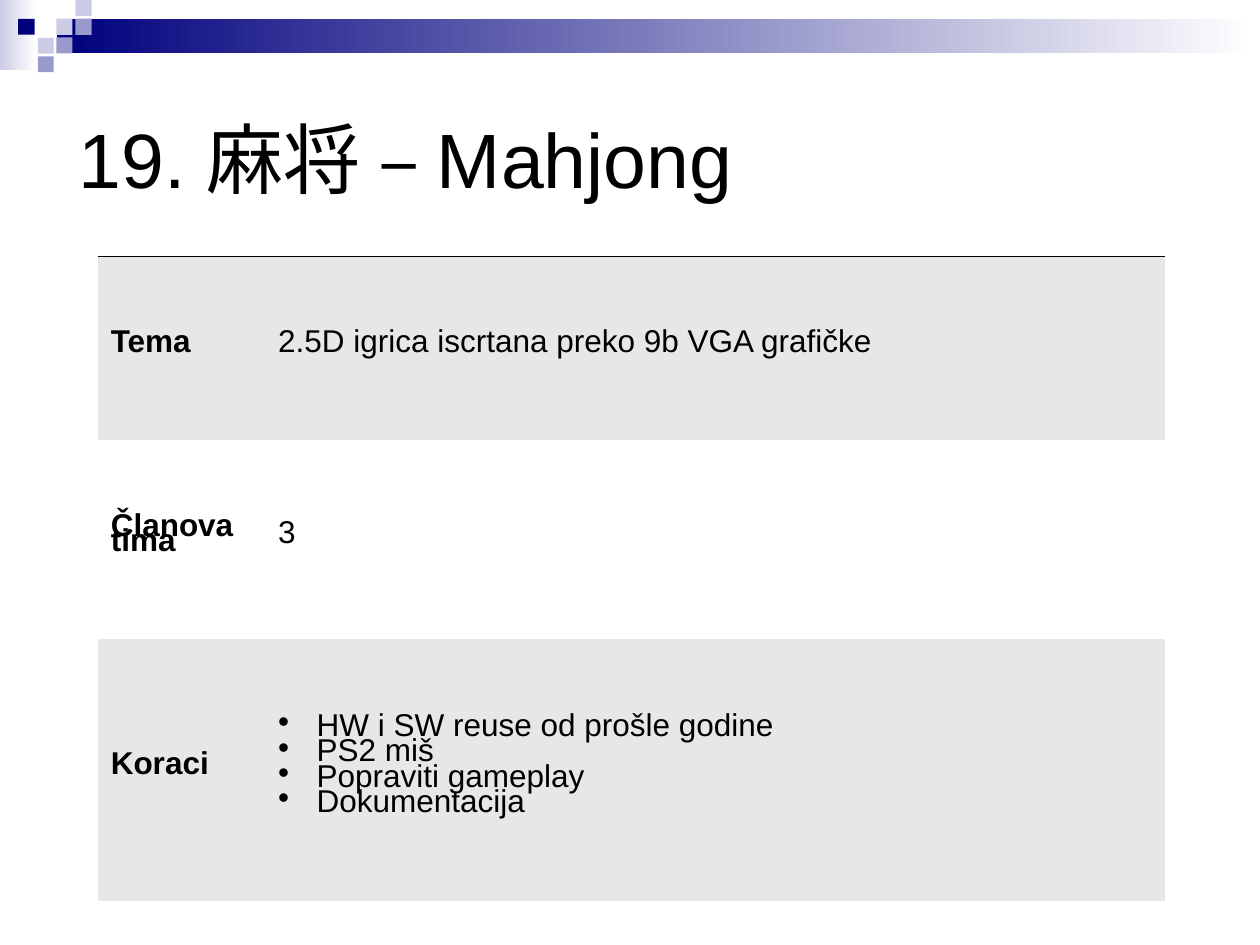
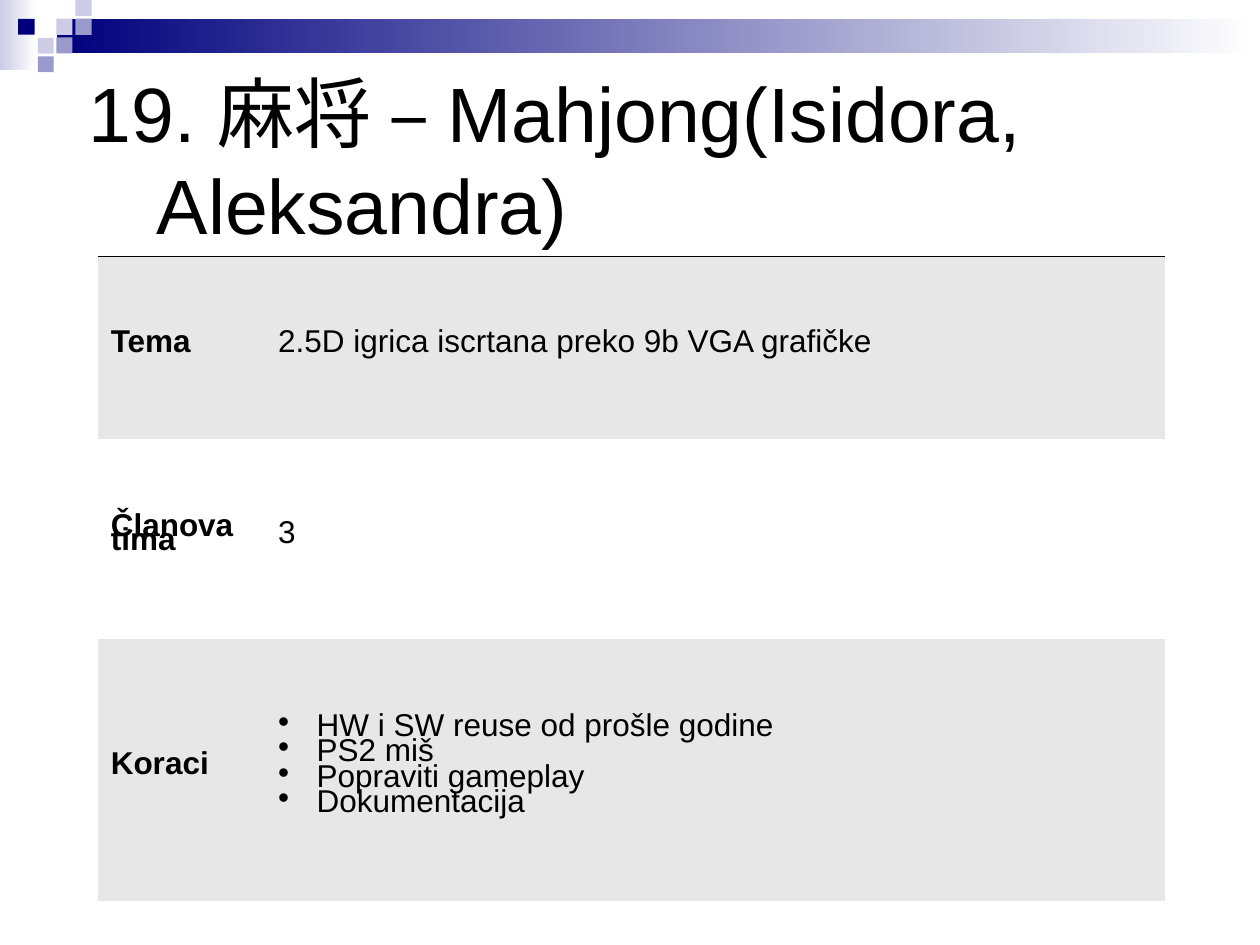
Before and after one commit to stefankoncarevic/projects_2018, a slide deck: slide 21 of LPRS2_projekti.ppt. Drawn at 1260x945 pixels with LibreOffice and Linux fonts; fonts in the diff are those of the drawing. Boxes give left, top, right and bottom in pixels: in the first picture for what was removed or moved away, otherwise in the second. Text is boxed around its words. In the diff, an @@ line names an element or a change of style, - is before the commit and + after.

```diff
--- a/LPRS2_projekti.ppt
+++ b/LPRS2_projekti.ppt
@@ text at <box>89,77,1020,249</box>: text changed @@
-19. 麻将 – Mahjong
+19. 麻将 – Mahjong(Isidora, Aleksandra)
```
Also in this commit, not shown: 26 other slides changed.
